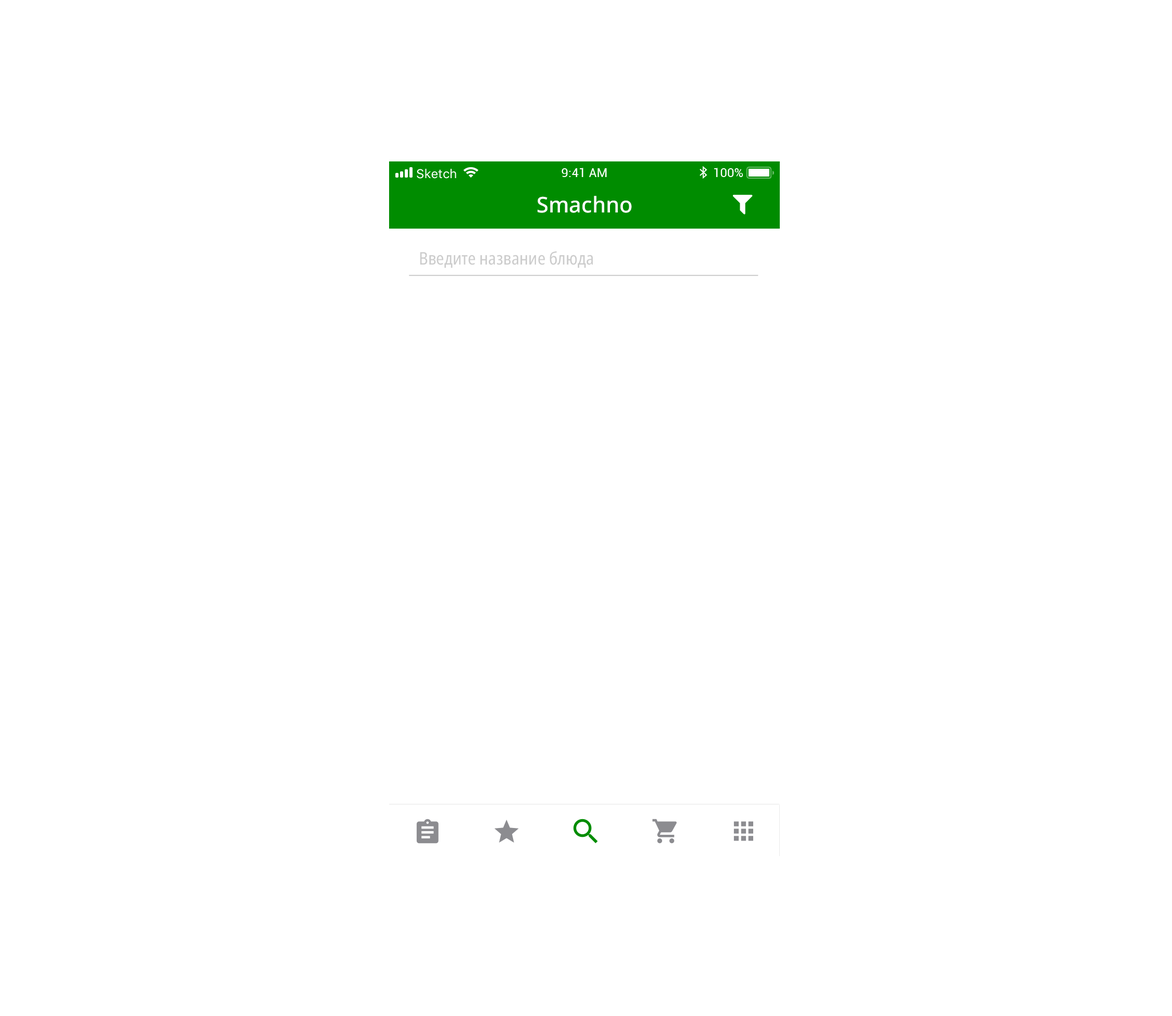
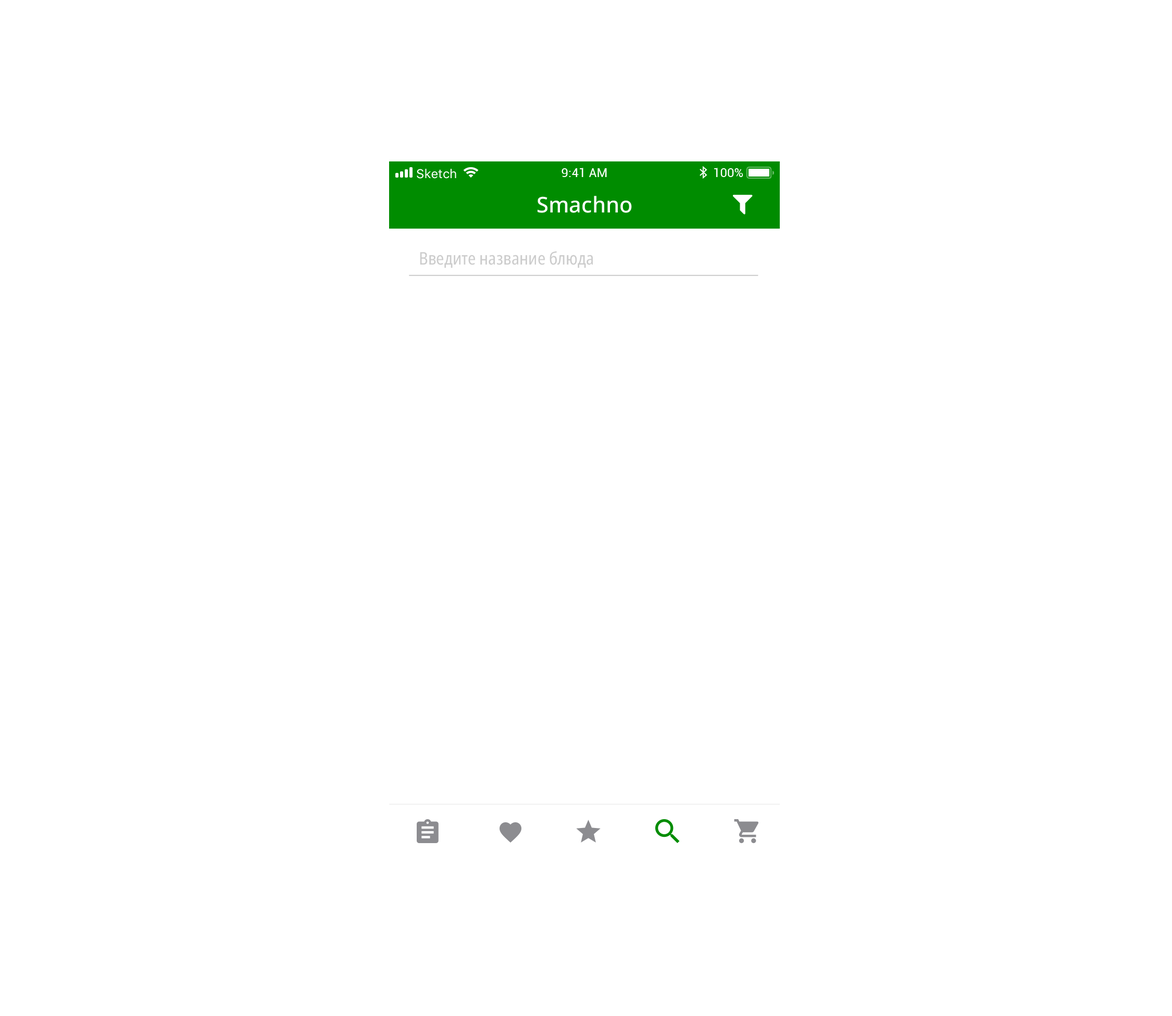
Two versions of the same layered image (1172×1016). Layer-by-layer changes:
unmasked "Compound Shape" (1st of 5, in "smachno_search" › "navigator_bar") over [537, 195, 632, 214]
moved "menu" above "Введите название блюда" over [416, 804, 780, 857]
removed layer "-e-more" from group "menu" over [734, 821, 754, 842]
added layer "-e-recommendation" in group "menu" over [499, 822, 522, 843]
painted on "-e-home", unmasked it over [416, 818, 439, 844]
painted on "-e-favorit", unmasked it over [494, 819, 601, 843]
painted on "-e-search", unmasked it over [573, 818, 680, 844]
painted on "-e-shop", unmasked it over [652, 818, 759, 844]
painted on "Compound Shape" (3rd of 5, in "smachno_search" › "menu"), unmasked it over [416, 804, 780, 857]
painted on "Compound Shape" (5th of 5, in "smachno_search"), unmasked it over [389, 195, 780, 838]
